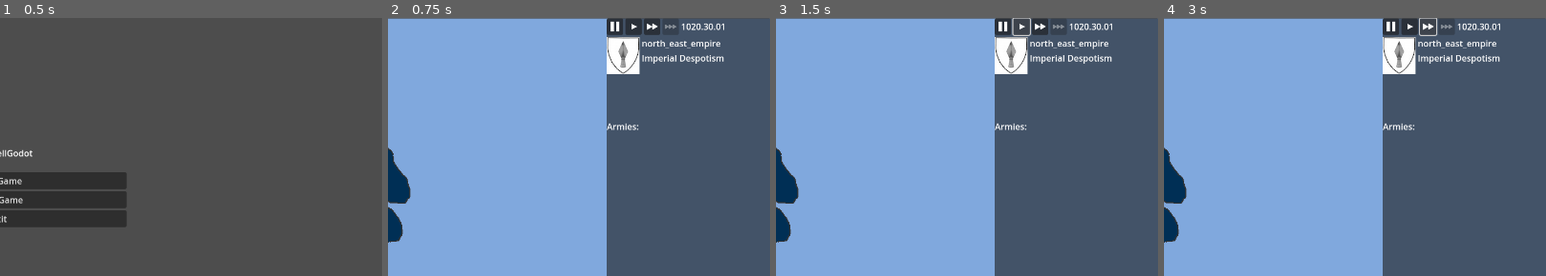
Above: before the commit, frames 1-4 (left to right).
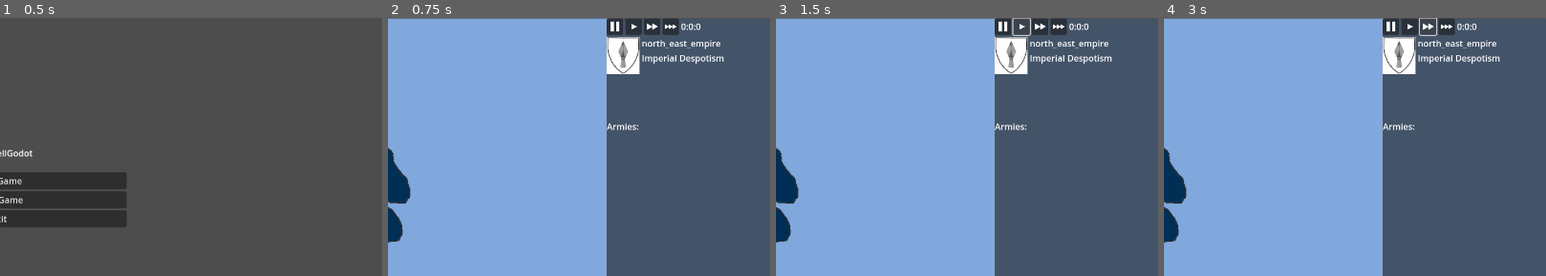
Above: after the commit, the same moments.

Repository: code-11/StormCell
Game: Godot game, scene res://testing.tscn
Two runs of this game, one before a commit and one after it. Both use one fixed random seed, a clock stepped at 60 frames per second and the inputs below.
Inputs (mouse positions are % of the whole screen's width and height, from its top left):
- Up to frame 1 (0.5 s): no input
- Up to frame 2 (0.75 s): click "New Game" at 0.5 s
- Up to frame 3 (1.5 s): click (82, 2) at 1.25 s
- Up to frame 4 (3 s): click (82, 2) at 2 s; click (85, 2) at 2.75 s
The pictures show only the part of the screen within x 50-100%, y 0-50%; the shares and areas given below are measured in that part.

Frame 1 is identical in both runs. In frame 2, 0.2% of the frame differs, in the area x 72-88%, y 2-5%; in frame 3, 0.2%; in frame 4, 0.2%.
Error before the commit: Parse Error: Identifier "speed_changed" not declared in the current scope. (res://PauseBtn.gd:5)

Commit message:
Finished time controls

Diff:
--- a/stormCellGodot/PauseBtn.gd
+++ b/stormCellGodot/PauseBtn.gd
@@ -1,5 +1,6 @@
 extends Button
 
+signal set_speed_paused
 
 func _pressed():
-	speed_changed.emit(0)
+	set_speed_paused.emit()
--- a/stormCellGodot/Play.gd
+++ b/stormCellGodot/Play.gd
@@ -1,6 +1,6 @@
 extends Button
 
-signal speed_changed(new_speed)
+signal set_speed_play
 
 func _pressed():
-	speed_changed.emit(1)
+	set_speed_play.emit()
--- a/stormCellGodot/Play_2.gd
+++ b/stormCellGodot/Play_2.gd
@@ -1,6 +1,6 @@
 extends Button
 
-signal speed_changed(new_speed)
+signal set_speed_play_2
 
 func _pressed():
-	speed_changed.emit(2)
+	set_speed_play_2.emit()
--- a/stormCellGodot/Play_3.gd
+++ b/stormCellGodot/Play_3.gd
@@ -1,6 +1,6 @@
 extends Button
 
-signal speed_changed(new_speed)
+signal set_speed_play_3
 
 func _pressed():
-	speed_changed.emit(4)
+	set_speed_play_3.emit()
--- a/stormCellGodot/TimeControls.gd
+++ b/stormCellGodot/TimeControls.gd
@@ -2,40 +2,57 @@
 
 signal speed_changed(new_value)
 
-var starting_time=0
-var time_multiplier=1000
-var cur_time_multiplier=1000 #How many miliseconds in a decimal hour
-var last_day = starting_time / cur_time_multiplier
+var cumulative_time=0
+var PAUSE_MULTIPLIER=0
+var PLAY_MULTIPLIER=1.0/2000
+var PLAY_2_MULTIPLIER=1.0/1000
+var PLAY_3_MULTIPLIER=2.0/1000
 
-var cur_day=0
-var cur_month=9
-var cur_year=1020
+var cur_time_multiplier=PAUSE_MULTIPLIER
 
-func _on_speed_changed(new_speed):
-	cur_time_multiplier=time_multiplier*new_speed
+var	last_time=0
+
+func _on_speed_set_pause():
+	cur_time_multiplier=PAUSE_MULTIPLIER
+
+func _on_speed_set_play():
+	cur_time_multiplier=PLAY_MULTIPLIER
+
+func _on_speed_set_play_2():
+	cur_time_multiplier=PLAY_2_MULTIPLIER
+
+func _on_speed_set_play_3():
+	cur_time_multiplier=PLAY_3_MULTIPLIER
+
 
 func days_to_tup(input_days):
-	var years = floor(input_days / 400)
-	var remaining_days = input_days % 400
+	var years = floor(input_days / 400.0)
+	var remaining_days = int(input_days) % 400
 
-	var months = floor(remaining_days / 30)
-	remaining_days = remaining_days % 30
+	var months = floor(remaining_days / 30.0)
+	remaining_days = int(remaining_days) % 30
 
 	var days = remaining_days
 	return [years, months, days]
 
+func update_lbl(time_tup):
+	$Label.text=str(time_tup[0])+":"+str(time_tup[1])+":"+str(time_tup[2])
+
 func _process(delta):
-	var raw_day = (Time.get_ticks_msec()-starting_time) / cur_time_multiplier
-	if raw_day > last_day:
-		print(days_to_tup(raw_day))
-		last_day = raw_day
+	#TODO This sucks, optimize it.
+	var last_tup=[0,0,0]
+	var cur_time=Time.get_ticks_msec()
+	var diff = (cur_time-last_time) * cur_time_multiplier
+	cumulative_time += diff
+	var cur_tup=days_to_tup(cumulative_time)
+	if cur_tup!=last_tup:
+		update_lbl(cur_tup)
+	last_time = cur_time
+	last_tup=cur_tup
+
 
 func _ready():
-	speed_changed.connect(_on_speed_changed)
-
-
-
-
-
-func _on_pause_speed_changed(new_speed):
-	pass # Replace with function body.
+	$Pause.set_speed_paused.connect(_on_speed_set_pause)
+	$Play.set_speed_play.connect(_on_speed_set_play)
+	$Play_2.set_speed_play_2.connect(_on_speed_set_play_2)
+	$Play_3.set_speed_play_3.connect(_on_speed_set_play_3)
--- a/stormCellGodot/game_scene.tscn
+++ b/stormCellGodot/game_scene.tscn
@@ -107,14 +107,13 @@
 layout_mode = 2
 size_flags_horizontal = 0
 size_flags_vertical = 4
-disabled = true
 icon = ExtResource("12_lp14h")
 expand_icon = true
 script = ExtResource("17_i1atk")
 
 [node name="Label" type="Label" parent="TheGame/GuiCtrl/ThePanel/VBoxContainer/TimeControls"]
 layout_mode = 2
-text = "1020.30.01"
+text = "0000.00.00"
 
 [node name="HBoxContainer" type="HBoxContainer" parent="TheGame/GuiCtrl/ThePanel/VBoxContainer"]
 layout_mode = 2
@@ -154,5 +153,3 @@
 [node name="ArmyHeaderLbl" type="Label" parent="TheGame/GuiCtrl/ThePanel/VBoxContainer/RegionInfoBox/ArmyInfoBox"]
 layout_mode = 2
 text = "Armies:"
-
-[connection signal="speed_changed" from="TheGame/GuiCtrl/ThePanel/VBoxContainer/TimeControls/Pause" to="TheGame/GuiCtrl/ThePanel/VBoxContainer/TimeControls" method="_on_pause_speed_changed"]
